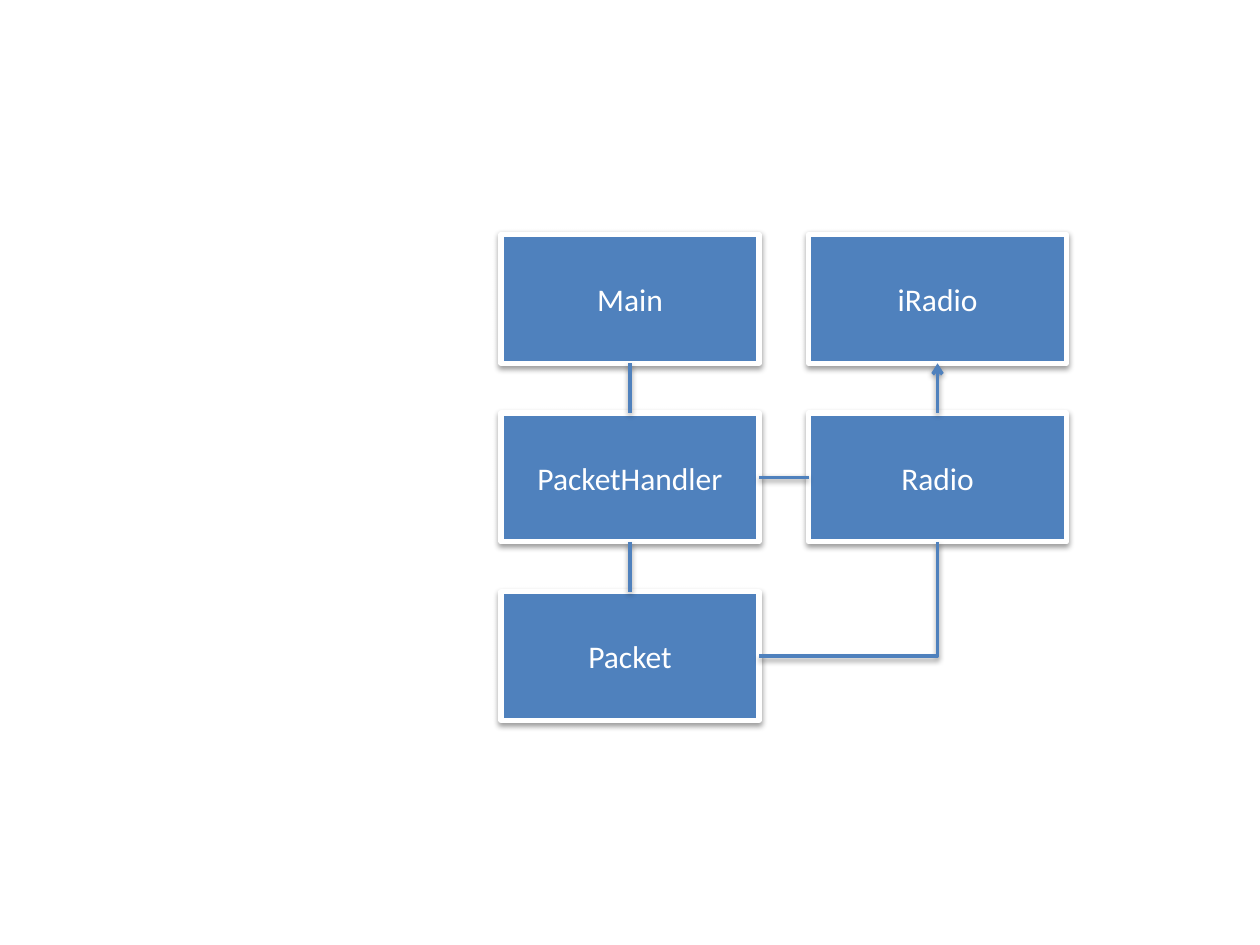
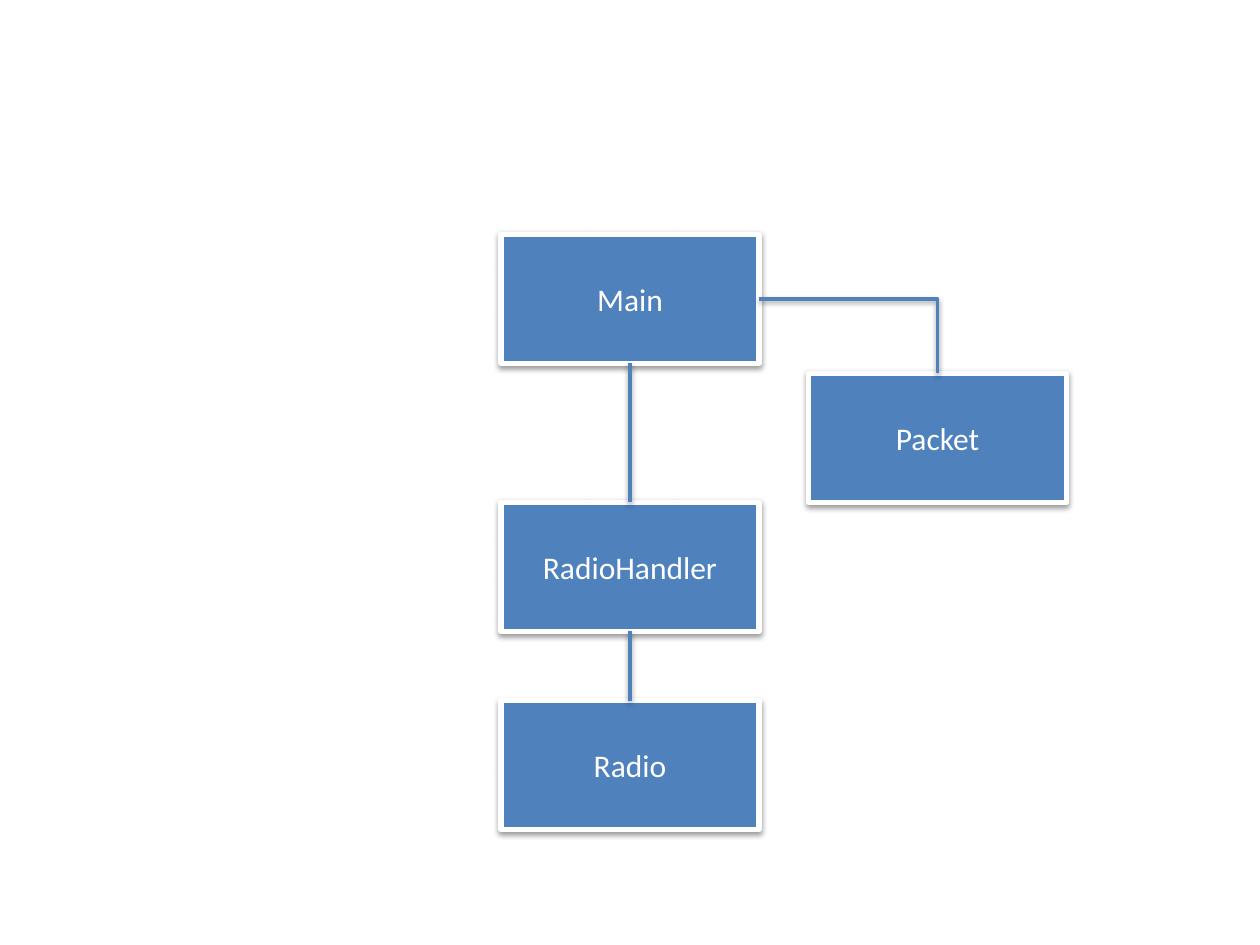
Before and after one commit to bjornops/sw513e15, a slide deck: slide 3 of Rapport/figures/Golf_course_1_representation.pptx. Drawn at 1260x945 pixels with LibreOffice and Linux fonts; fonts in the diff are those of the drawing. Boxes give left, top, right and bottom in pixels: in the first picture for what was removed or moved away, otherwise in the second. Text is boxed around its words. In the diff, an @@ line names an element or a change of style, - is before the commit and + after.

```diff
--- a/Rapport/figures/Golf_course_1_representation.pptx
+++ b/Rapport/figures/Golf_course_1_representation.pptx
@@ rectangle removed at bbox=[809, 234, 1067, 363] @@
-iRadio
@@ elbow line moved from (937, 542) - (759, 656) to (759, 299) - (937, 373) @@
@@ line moved from (630, 363) - (630, 413) to (630, 363) - (630, 503) @@
@@ rectangle "Packet": place and size @@
-rectangle "Packet" at bbox=[501, 591, 760, 719]
+rectangle "Packet" at bbox=[809, 373, 1067, 501]
@@ arrow removed from (937, 413) to (937, 363) @@
@@ rectangle removed at bbox=[501, 413, 760, 542] @@
-PacketHandler
@@ line removed from (809, 478) to (759, 478) @@
@@ rectangle added at bbox=[501, 503, 760, 631], fill #4F81BD, outline #FFFFFF 3 pt, 18 pt, text #FFFFFF @@
+RadioHandler
@@ line moved from (630, 542) - (630, 591) to (630, 631) - (630, 701) @@
@@ rectangle "Radio": place and size @@
-rectangle "Radio" at bbox=[809, 413, 1067, 542]
+rectangle "Radio" at bbox=[501, 701, 760, 829]
```
Also in this commit, not shown: 1 other slide changed, 6 other files.
